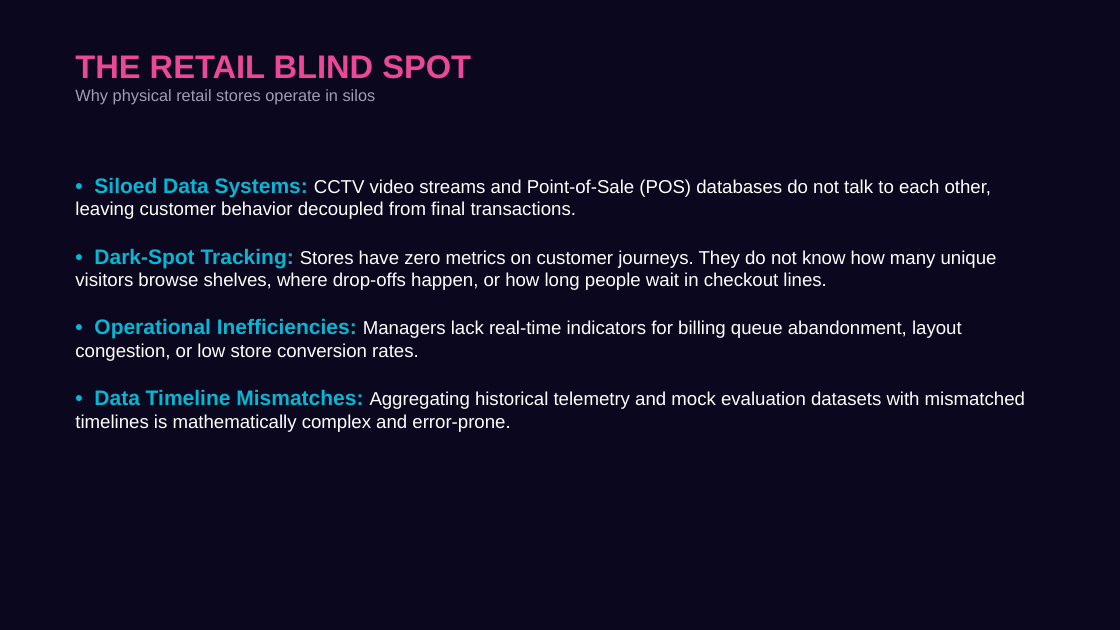
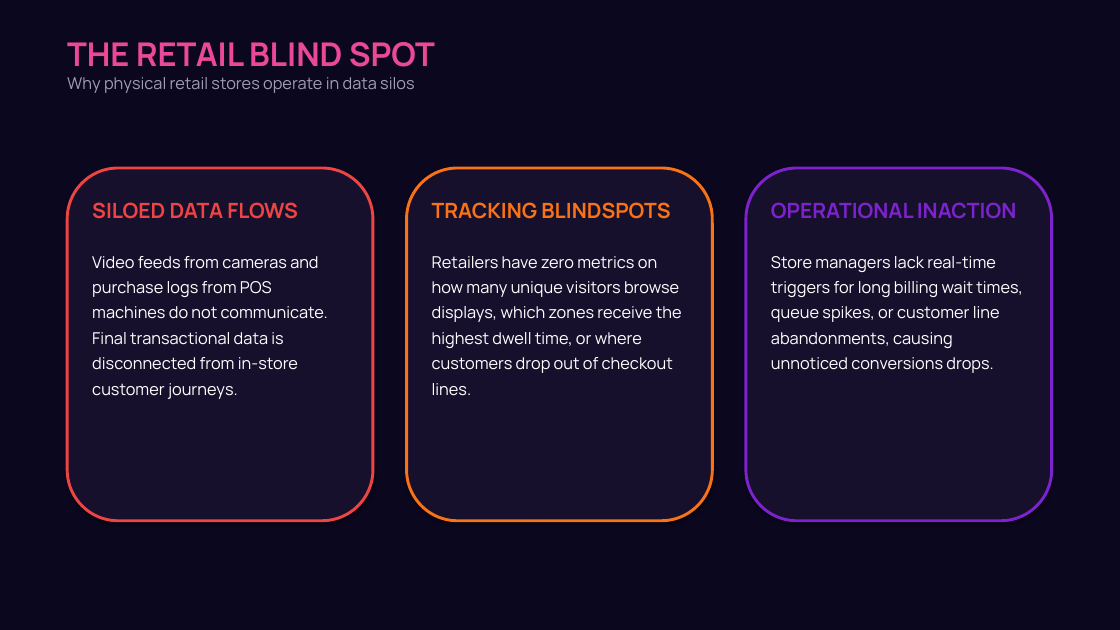
Before and after one commit to Kasiajay553/store-intelligence, a slide deck: slide 2 of purplle_store_intelligence_deck.pptx. Drawn at 1120x630 pixels with LibreOffice and Linux fonts; fonts in the diff are those of the drawing. Boxes give left, top, right and bottom in pixels: in the first picture for what was removed or moved away, otherwise in the second. Text is boxed around its words. In the diff, an @@ line names an element or a change of style, - is before the commit and + after.

Commit message:
Update presentation deck with visual layouts and flowchart diagrams

```diff
--- a/purplle_store_intelligence_deck.pptx
+++ b/purplle_store_intelligence_deck.pptx
@@ text at <box>67,42,435,67</box>: font Arial to Manrope in "THE RETAIL BLIND SPOT" @@
@@ text "THE RETAIL BLIND SPOT": place and size @@
-text "THE RETAIL BLIND SPOT" at <box>75,55,471,105</box>
+text "THE RETAIL BLIND SPOT" at <box>67,42,435,93</box>
@@ text at <box>67,77,414,93</box>: text changed; font Arial to Manrope @@
-Why physical retail stores operate in silos
+Why physical retail stores operate in data silos
@@ rounded rectangle added at <box>67,168,373,521</box>, fill #16102C, outline #EF4444 2.5 pt @@
@@ text removed at <box>75,178,1025,432</box> @@
-• Siloed Data Systems: CCTV video streams and Point-of-Sale (POS) databases do not talk to each other, leaving customer behavior decoupled from final transactions.
-• Dark-Spot Tracking: Stores have zero metrics on customer journeys. They do not know how many unique visitors browse shelves, where drop-offs happen, or how long people wait in checkout lines.
-• Operational Inefficiencies: Managers lack real-time indicators for billing queue abandonment, layout congestion, or low store conversion rates.
-• Data Timeline Mismatches: Aggregating historical telemetry and mock evaluation datasets with mismatched timelines is mathematically complex and error-prone.
@@ rounded rectangle added at <box>407,168,712,521</box>, fill #16102C, outline #F97316 2.5 pt @@
@@ rounded rectangle added at <box>746,168,1052,521</box>, fill #16102C, outline #7E22CE 2.5 pt @@
@@ text added at <box>92,202,328,399</box>, 14 pt, text #FFFFFF @@
+SILOED DATA FLOWS
+Video feeds from cameras and purchase logs from POS machines do not communicate. Final transactional data is disconnected from in-store customer journeys.
@@ text added at <box>432,202,682,396</box>, 14 pt, text #FFFFFF @@
+TRACKING BLINDSPOTS
+Retailers have zero metrics on how many unique visitors browse displays, which zones receive the highest dwell time, or where customers drop out of checkout lines.
@@ text added at <box>771,202,1023,373</box>, 14 pt, text #FFFFFF @@
+OPERATIONAL INACTION
+Store managers lack real-time triggers for long billing wait times, queue spikes, or customer line abandonments, causing unnoticed conversions drops.
```
Also in this commit, not shown: 1 other slide changed, 4 slides added, 4 slides removed.
